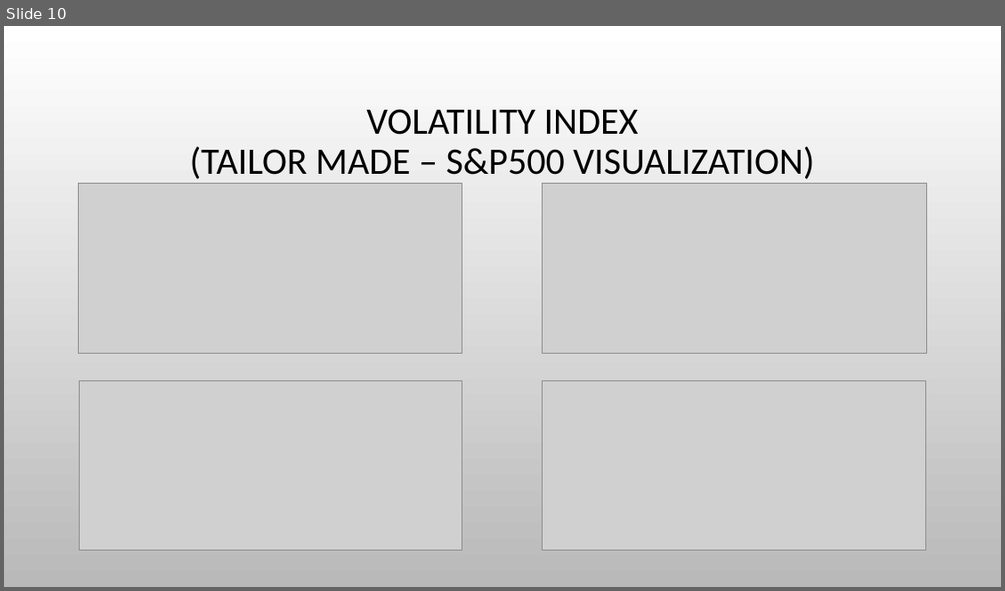
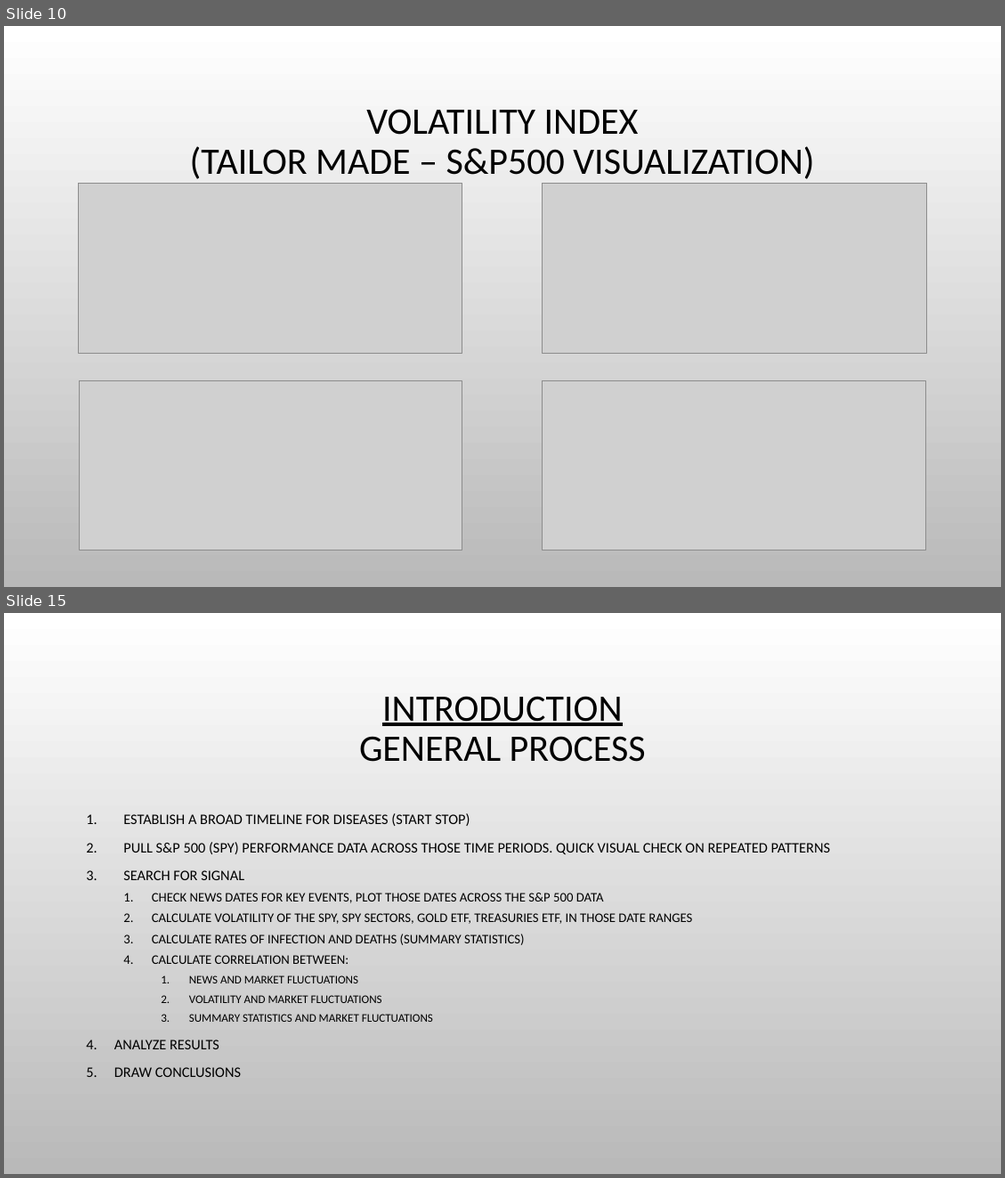
Before and after one commit to sunwukong76/GroupProject1, a slide deck: Code/Andres_Mejia/Visualizations_AM.pptx. Shown one above the other, each under a label of ours: slide 10 before the commit, slides 10 and 15 after it; the slides between them are not shown. The pictures are 1005x591 and 1005x1178 pixels, drawn with LibreOffice and Linux fonts; fonts in the diff are those of the drawing; grey boxes stand for pictures; background and template pictures are left out. Boxes give left, top, right and bottom in pixels: in the first picture for what was removed or moved away, otherwise in the second. Text is boxed around its words. In the diff, an @@ line names an element or a change of style, - is before the commit and + after.

Commit message:
adjusted the presentation, stopped at analysis for correlation. need to review all of our current state results to see exactly how we want to check for correlation. Need to check with team on this as well.

```diff
--- a/Code/Andres_Mejia/Visualizations_AM.pptx
+++ b/Code/Andres_Mejia/Visualizations_AM.pptx
@@ slide 15 added at box(4, 613, 1001, 1174), background picture (left out) @@
@@ title added at box(359, 696, 646, 762), 36 pt, text #000000 @@
+INTRODUCTION
+GENERAL PROCESS
@@ text added at box(114, 813, 831, 1077), 12.6 pt, text #000000 @@
+1. ESTABLISH A BROAD TIMELINE FOR DISEASES (START STOP)
+2. PULL S&P 500 (SPY) PERFORMANCE DATA ACROSS THOSE TIME PERIODS. QUICK VISUAL CHECK ON REPEATED PATTERNS
+3. SEARCH FOR SIGNAL
+  1. CHECK NEWS DATES FOR KEY EVENTS, PLOT THOSE DATES ACROSS THE S&P 500 DATA
+  2. CALCULATE VOLATILITY OF THE SPY, SPY SECTORS, GOLD ETF, TREASURIES ETF, IN THOSE DATE RANGES
+  3. CALCULATE RATES OF INFECTION AND DEATHS (SUMMARY STATISTICS)
+  4. CALCULATE CORRELATION BETWEEN:
+    1. NEWS AND MARKET FLUCTUATIONS
+    2. VOLATILITY AND MARKET FLUCTUATIONS
+    3. SUMMARY STATISTICS AND MARKET FLUCTUATIONS
+4. ANALYZE RESULTS
+5. DRAW CONCLUSIONS
```
Also in this commit, not shown: 8 other slides added.
